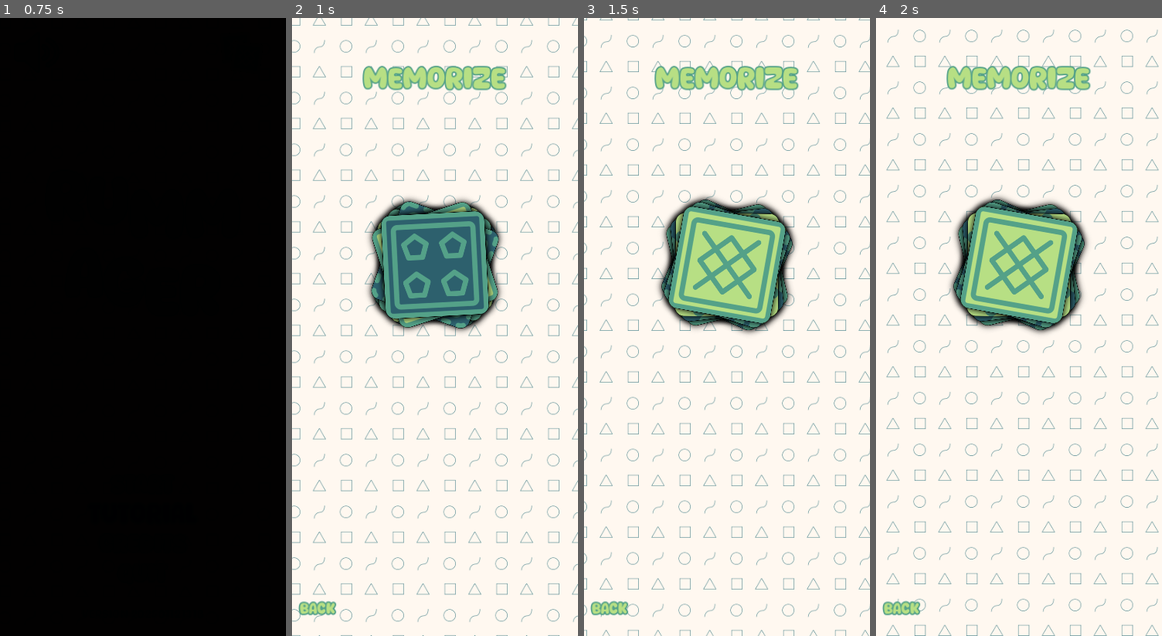
Above: before the commit, frames 1-4 (left to right).
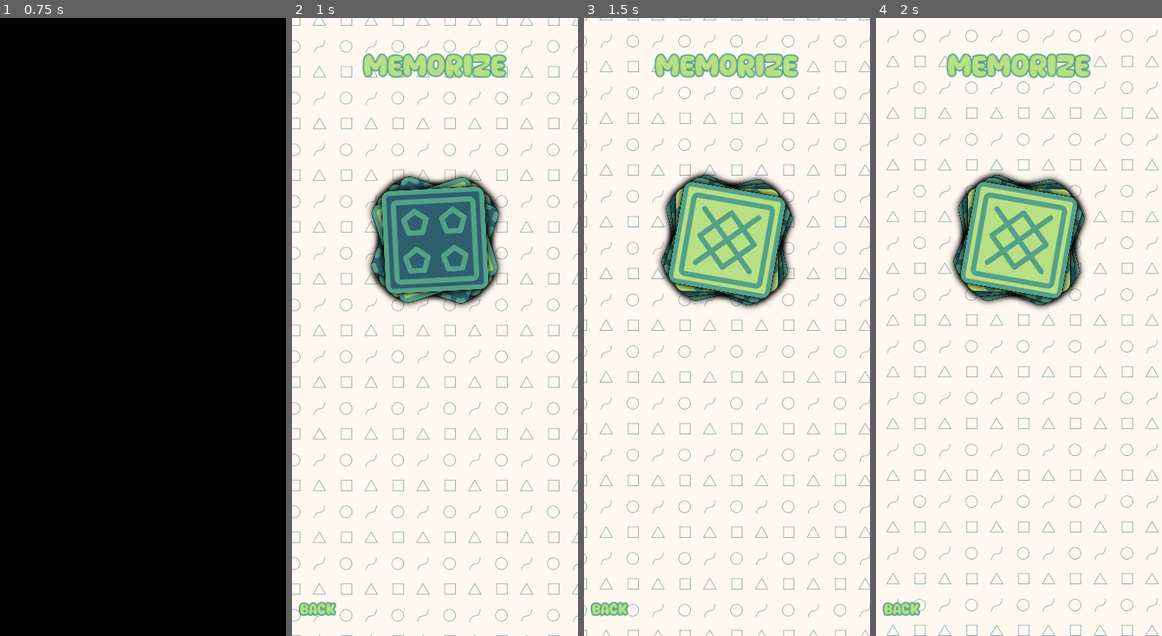
Above: after the commit, the same moments.

Repository: magopian/rummager
Game: Godot game, scene res://start_menu.tscn
Two runs of this game, one before a commit and one after it. Both use one fixed random seed, a clock stepped at 60 frames per second and the inputs below. Sound files missing from this copy of the repository are replaced by a short silence.
Inputs (mouse positions are in pixels of both pictures, inside the frame that each line leads up to):
- Up to frame 1 (0.75 s): click "Tutorial" at 0.5 s
- Up to frame 2 (1 s): no input
- Up to frame 3 (1.5 s): click (727, 327) at 1.25 s
- Up to frame 4 (2 s): no input

Frame 1 is identical in both runs. In frame 2, 11% of the frame differs, in the area x 2-76%, y 5-97%; in frame 3, 11%; in frame 4, 11%.

Commit message:
Tutorial 1: memorize

Diff:
--- a/card.gd
+++ b/card.gd
@@ -23,6 +23,8 @@
 var held: bool = false
 var tween: Tween
 var pop_text_scene: PackedScene = preload("res://pop_text.tscn")
+var current_scale: Vector2
+var is_discarded: bool = false
 
 
 static var charac_to_property: Dictionary = {
@@ -147,6 +149,7 @@
 
 
 func scale_to(new_scale: Vector2, duration: float, updated_collision_layer: int = 1) -> Tween:
+	current_scale = new_scale
 	var scale_tween: Tween = get_tree().create_tween().set_ease(Tween.EASE_OUT).set_trans(Tween.TRANS_CUBIC).set_parallel(true)
 	for child in get_children():
 		if "scale" in child:
@@ -157,6 +160,7 @@
 
 
 func discard(force: float) -> void:
+	is_discarded = true
 	var eject_angle: float = linear_velocity.angle() + PI
 	var eject_position: Vector2 = global_position.clamp(Vector2.ZERO, Global.viewport_size)
 	var eject_scale: float = force / 10
--- a/throw_animation.gd
+++ b/throw_animation.gd
@@ -7,35 +7,36 @@
 
 var released_icon: Texture2D = load("res://assets/icon_click_1.png")
 var clicked_icon: Texture2D = load("res://assets/icon_click_2.png")
-
-
-func _ready() -> void:
-	var icon_size: Vector2 = Card.compute_small_size(Global.viewport_size)
-	scale = icon_size
-	reset()
-	#position = Vector2(100, 100)
-	#animate(Vector2(200, 1000))
+var mid_throw: Vector2
+var tween: Tween
 
 
 func animate(to: Vector2) -> void:
-	var tween: Tween
+	reset(to)
 	# Display the icon
-	tween = create_tween().set_trans(Tween.TRANS_QUART).set_ease(Tween.EASE_IN)
-	tween.set_loops(0)
+	tween = create_tween().set_trans(Tween.TRANS_SINE).set_ease(Tween.EASE_IN)
 	tween.tween_property(self, "modulate:a", 1, 0.2)
-	tween.parallel().tween_property(icon, "modulate:a", 1, 0.2)
 	tween.tween_interval(0.2)
 	# Click
 	tween.tween_callback(show_clicked)
 	# Throw
 	tween.tween_interval(0.2)
 	## Move to position
-	tween.tween_property(self, "global_position", to, 0.5)
+	tween.tween_property(self, "global_position", mid_throw, 0.4)
 	## Release after a bit
-	tween.parallel().tween_callback(show_released).set_delay(0.4)
-	tween.tween_property(icon, "modulate:a", 0, 0.2)
-	# Reset for next loop
-	tween.tween_callback(reset)
+	tween.set_ease(Tween.EASE_OUT)
+	tween.tween_callback(show_released)
+	tween.parallel().tween_property(card, "global_position", to, 0.4)
+	await tween.finished
+
+
+func animate_through(to_list: Array[Vector2]) -> void:
+	for to in to_list:
+		if not is_inside_tree():
+			return
+		await animate(to)
+	animate_through.call_deferred(to_list)
+
 
 func show_clicked() -> void:
 	icon.texture = clicked_icon
@@ -46,7 +47,10 @@
 	icon.texture = released_icon
 
 
-func reset() -> void:
+func reset(to: Vector2) -> void:
 	position = Vector2.ZERO
+	card.position = Vector2.ZERO
+	icon.position = Vector2.ZERO
 	modulate.a = 0
 	card.hide()
+	mid_throw = (to - self.global_position) / 2 + self.global_position
--- a/throw_animation.tscn
+++ b/throw_animation.tscn
@@ -14,5 +14,5 @@
 
 [node name="Icon" type="Sprite2D" parent="."]
 unique_name_in_owner = true
-position = Vector2(22, 117)
 texture = ExtResource("2_wx5kb")
+offset = Vector2(22, 117)
--- a/tutorial_1_memorize.gd
+++ b/tutorial_1_memorize.gd
@@ -72,6 +72,10 @@
 	card_to_find.show_big()
 	# Enable the click.
 	Global.slide_in_screen(explanation, 0.15)
+	await get_tree().create_timer(0.5).timeout
+	card_to_find.add_child(throw_animation)
+	var bottom_middle: Vector2 = Vector2(Global.viewport_size.x / 2, Global.viewport_size.y + 200)
+	throw_animation.animate_through([bottom_middle, bottom_middle])  # Make it loop continuously through the same "bottom" direction
 	pick_me_canvas_layer.button_pressed.connect(_on_lets_go_button_pressed)
 	lets_go_button.button_pressed.connect(_on_lets_go_button_pressed)
 
@@ -99,9 +103,6 @@
 	pick_me_canvas_layer.queue_free()
 	# Add the throw animation, ready to be played
 	await get_tree().create_timer(2).timeout
-	card_to_find.add_child(throw_animation)
-	var bottom_middle: Vector2 = Vector2(Global.viewport_size.x / 2, Global.viewport_size.y + 200)
-	throw_animation.animate(bottom_middle)
 
 
 func _on_menu_button_pressed() -> void:
@@ -199,7 +200,7 @@
 			you_lose_scene.lost_reason = "You chose the wrong card"
 			you_lose_scene.valid_card_data = card_to_find.data
 			you_lose_scene.wrong_card_data = card.data
-			you_lose_scene.next_scene = "res://tutorial_1_memorize.tscn"
+			you_lose_scene.next_scene = get_tree().current_scene.scene_file_path
 			await explode_out()
 			fade_transition.fade_to_node(you_lose_scene, Global.sounds.sound_lose)
 	else:
@@ -208,7 +209,7 @@
 			var you_lose_scene: YouLose = load("res://you_lose.tscn").instantiate()
 			you_lose_scene.lost_reason = "You discarded the card you were looking for"
 			you_lose_scene.valid_card_data = card_to_find.data
-			you_lose_scene.next_scene = "res://tutorial_1_memorize.tscn"
+			you_lose_scene.next_scene = get_tree().current_scene.scene_file_path
 			await explode_out()
 			fade_transition.fade_to_node(you_lose_scene, Global.sounds.sound_lose)
 		else:
--- a/tutorial_1_memorize.tscn
+++ b/tutorial_1_memorize.tscn
@@ -158,12 +158,35 @@
 theme_override_colors/font_color = Color(0.945098, 0.945098, 0.901961, 1)
 theme_override_constants/outline_size = 2
 theme_override_font_sizes/font_size = 20
-text = "And drag me to
-the bottom of
-the screen"
+text = "And throw me through the"
 horizontal_alignment = 1
 
 [node name="PaletteListener" parent="PickMeCanvasLayer/MarginContainer/VBoxContainer/Explanation/Label2" instance=ExtResource("61_572qf")]
+background_color = 1
+background_hover_color = 0
+foreground_color = 3
+
+[node name="Label3" type="Label" parent="PickMeCanvasLayer/MarginContainer/VBoxContainer/Explanation"]
+layout_mode = 2
+theme_override_colors/font_color = Color(0.996078, 0.556863, 0.235294, 1)
+theme_override_colors/font_outline_color = Color(0.945098, 0.945098, 0.901961, 1)
+theme_override_constants/outline_size = 8
+theme_override_font_sizes/font_size = 40
+text = "BOTTOM"
+horizontal_alignment = 1
+
+[node name="PaletteListener" parent="PickMeCanvasLayer/MarginContainer/VBoxContainer/Explanation/Label3" instance=ExtResource("61_572qf")]
+
+[node name="Label4" type="Label" parent="PickMeCanvasLayer/MarginContainer/VBoxContainer/Explanation"]
+layout_mode = 2
+theme_override_colors/font_color = Color(0.945098, 0.945098, 0.901961, 1)
+theme_override_constants/outline_size = 2
+theme_override_font_sizes/font_size = 20
+text = "of the screen to
+validate this level"
+horizontal_alignment = 1
+
+[node name="PaletteListener" parent="PickMeCanvasLayer/MarginContainer/VBoxContainer/Explanation/Label4" instance=ExtResource("61_572qf")]
 background_color = 1
 background_hover_color = 0
 foreground_color = 3
